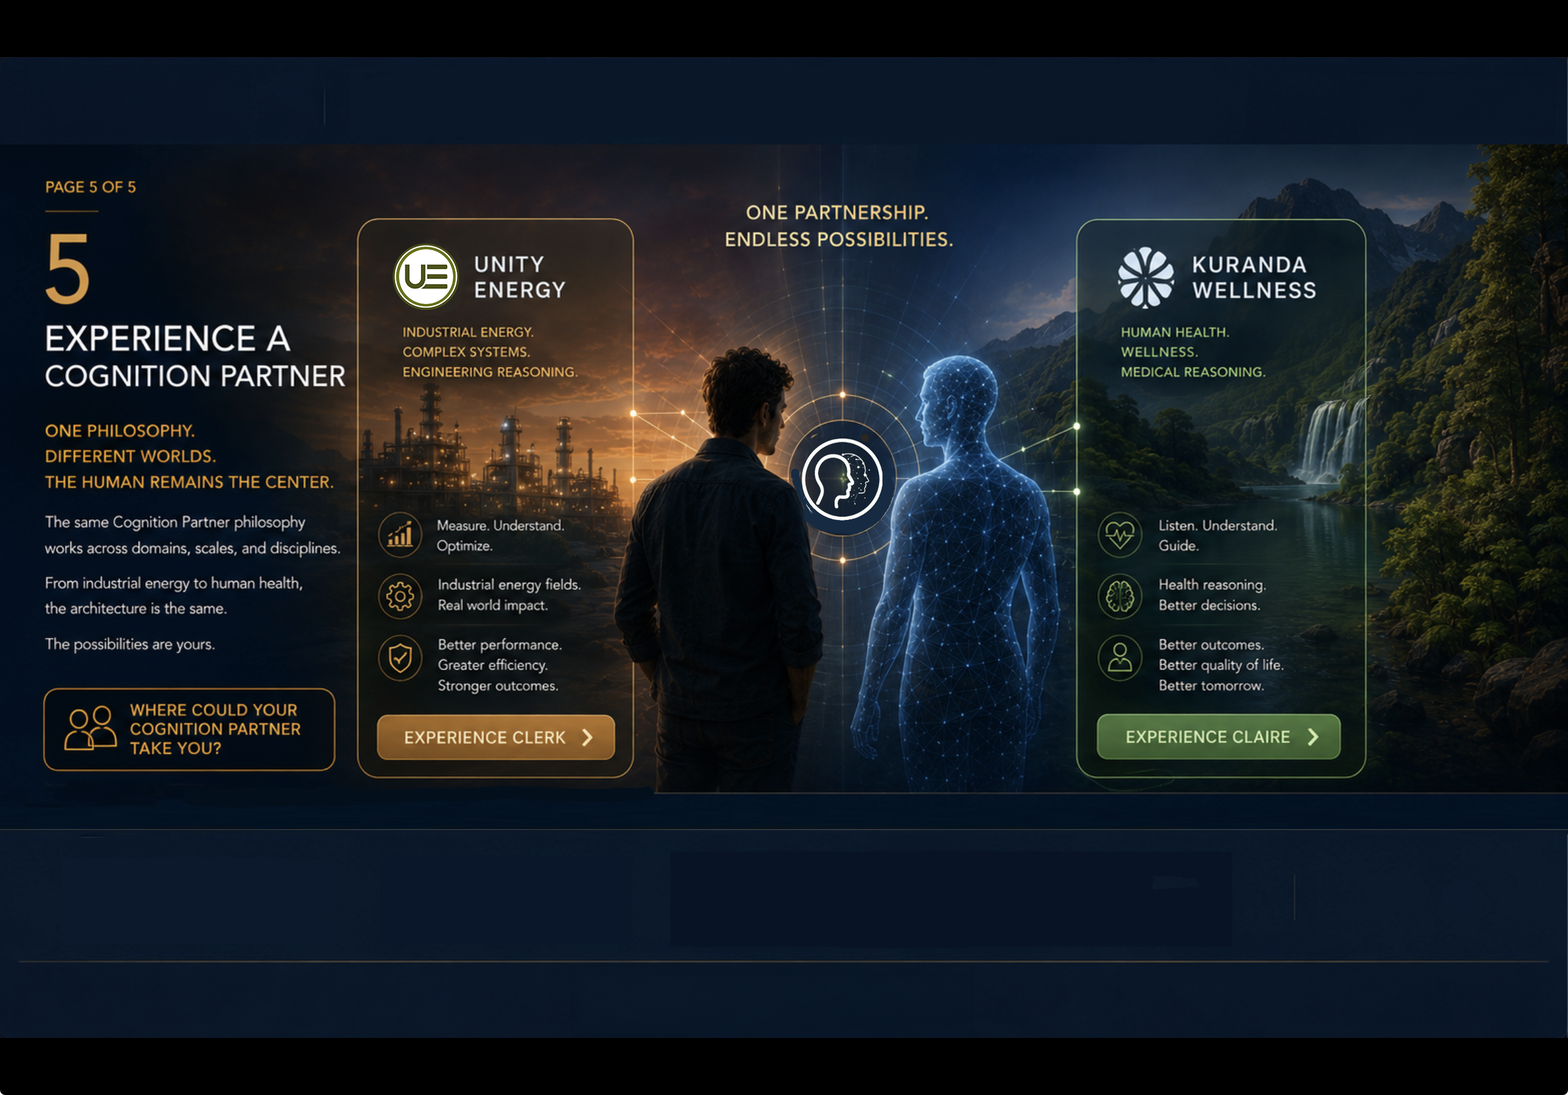
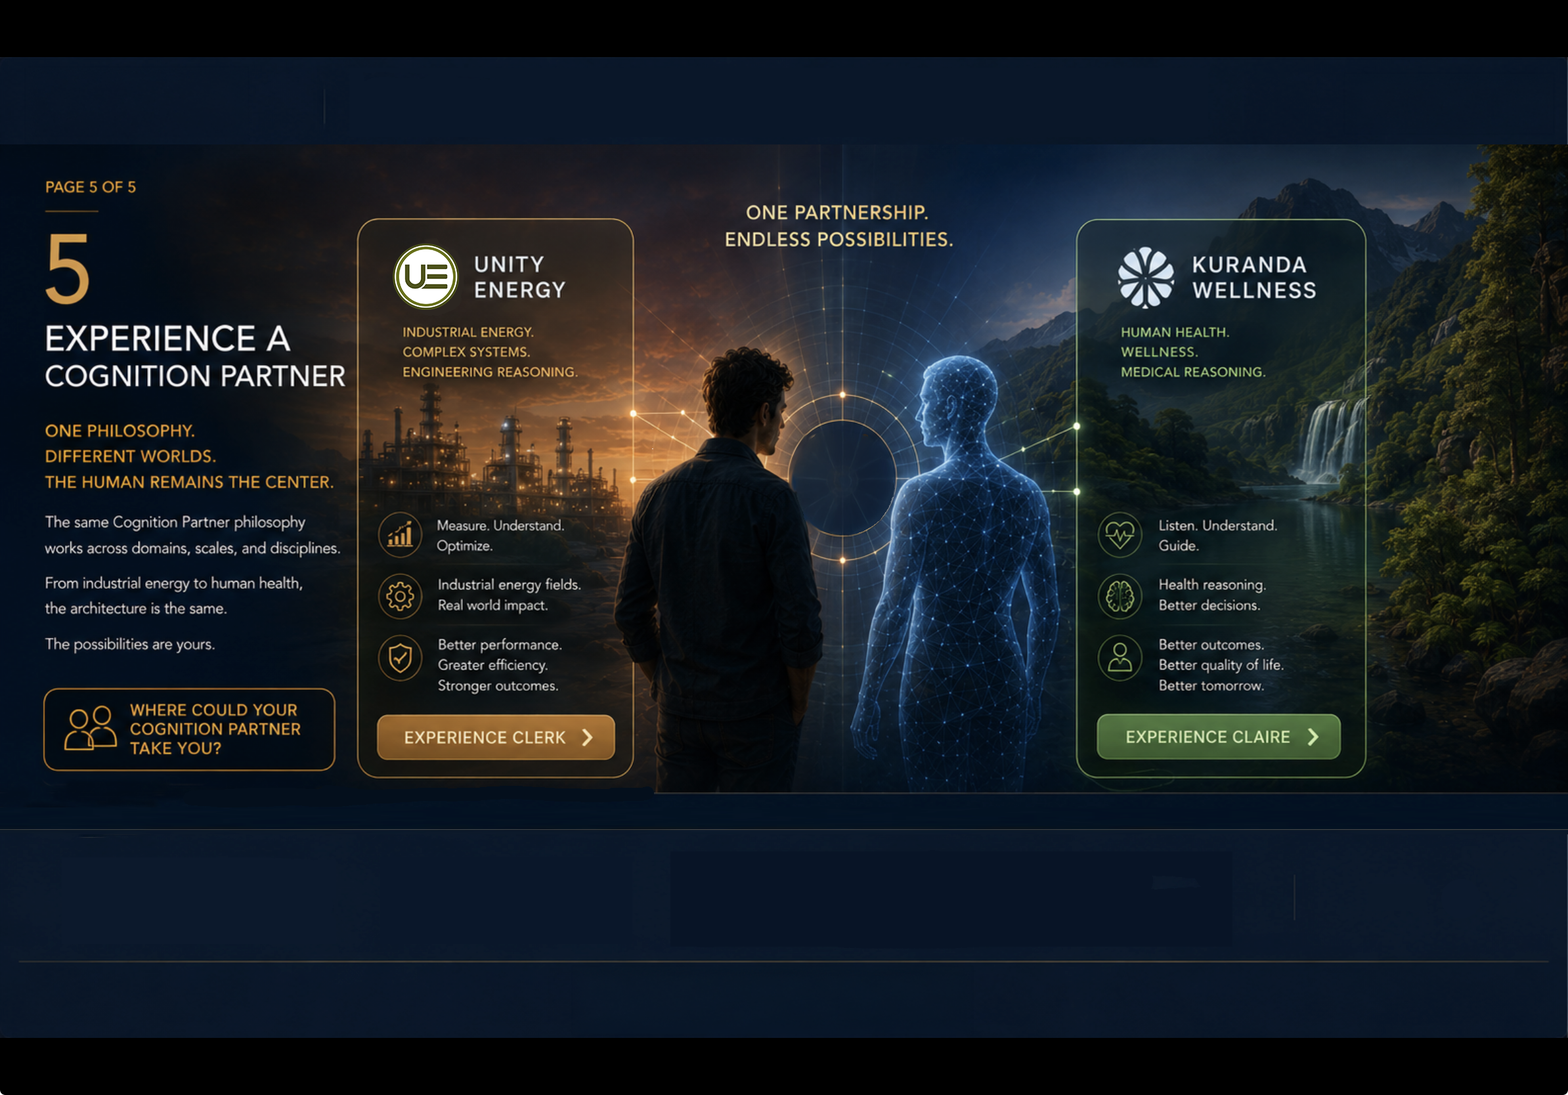
Layers edited between the first and the second 1568 x 1095 image:
added layer "Remove tool edits" above "Layer 2" over [789, 428, 897, 538]
painted on "Layer 2" over [652, 429, 829, 534]